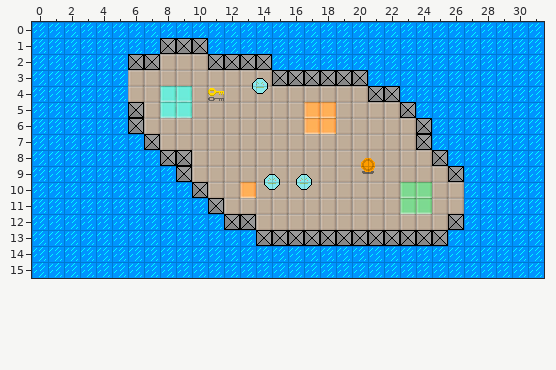
A Tiled map gets an edit: gamex/assets/levels/test1.tmx. That is the earlier state.
Cells are 16x16 px. Shown: x 0..31, y 0..15.
After:
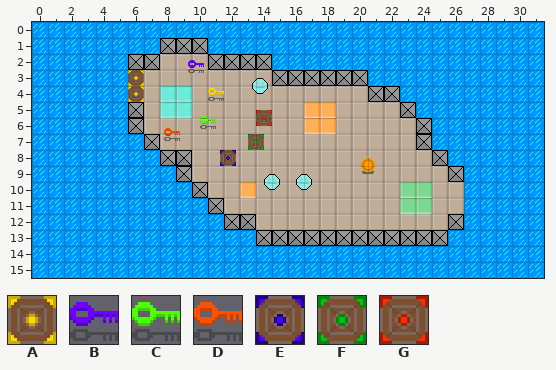
Key: from "tileset": A 15 "door_yellow", B 16 "key_blue", C 17 "key_green", D 18 "key_red", E 19 "door_blue", F 20 "door_green", G 21 "door_red".
Objects are placed by their top-left corner, in cells (3,4 is the top-left corner of cell 3,4); size is 1x1 cell unless given.
Edits made:
--- layer "Object Layer 1"
+B "key" at 9.8,2.2
+A "door" at 6,3
+A "door" at 6,4
+G "door" at 14,5.5
+C "key" at 10.5,5.8
+D "key" at 8.2,6.5
+F "door" at 13.5,7
+E "door" at 11.8,8
Changed places in both pictures, as pixel boxes (x1, y1, x2, y2):
added: (188, 60, 204, 73)
added: (128, 70, 144, 102)
added: (256, 110, 272, 126)
added: (200, 116, 216, 129)
added: (164, 128, 180, 141)
added: (248, 134, 264, 150)
added: (220, 150, 236, 166)
